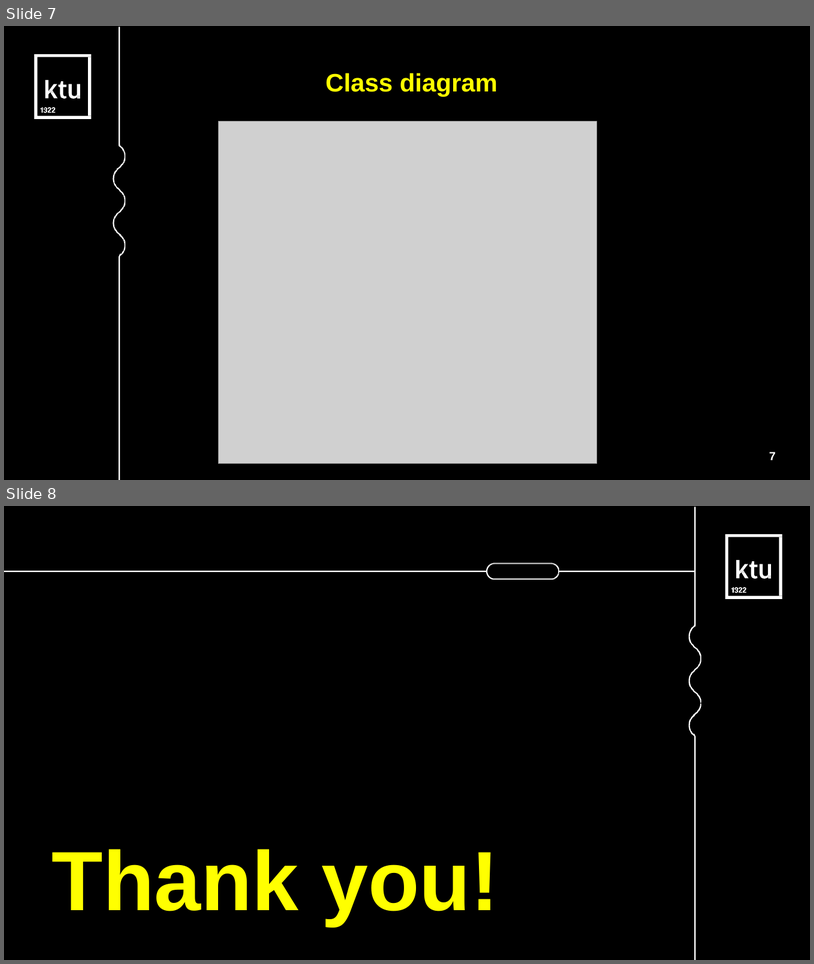
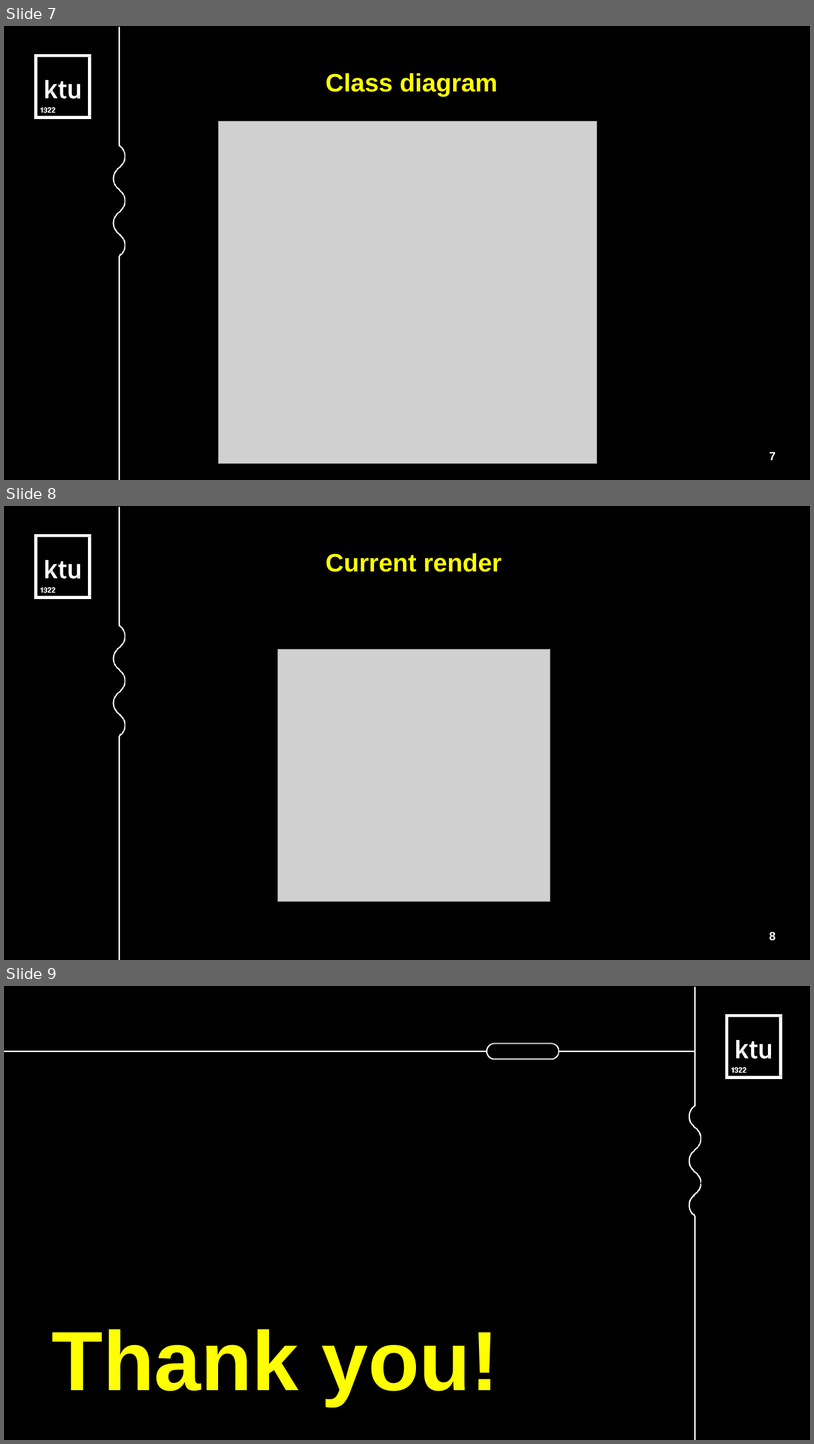
Before and after one commit to AidasLit/web_gpu, a slide deck: litvinas-aidas.odp. Shown one above the other, each under a label of ours: slides 7 and 8 before the commit, slides 7, 8 and 9 after it. The pictures are 814x964 and 814x1444 pixels, drawn with LibreOffice and Linux fonts; fonts in the diff are those of the drawing; grey boxes stand for pictures. Boxes give left, top, right and bottom in pixels: in the first picture for what was removed or moved away, otherwise in the second. Text is boxed around its words. In the diff, an @@ line names an element or a change of style, - is before the commit and + after.

Commit message:
slide progress

```diff
--- a/litvinas-aidas.odp
+++ b/litvinas-aidas.odp
@@ slide 8 added at bbox=[4, 506, 810, 960], background #FFFFFF; not listed: 3 template elements that a slide beside it also shows @@
@@ title added at bbox=[326, 553, 502, 572], 30 pt, text #FFFF00, bold @@
+Current render
@@ picture added at bbox=[278, 649, 551, 901] @@
@@ page number added at bbox=[770, 931, 776, 940], 14 pt, text #FFFFFF, bold @@
+8
@@ what was slide 8 is now slide 9 @@
```
